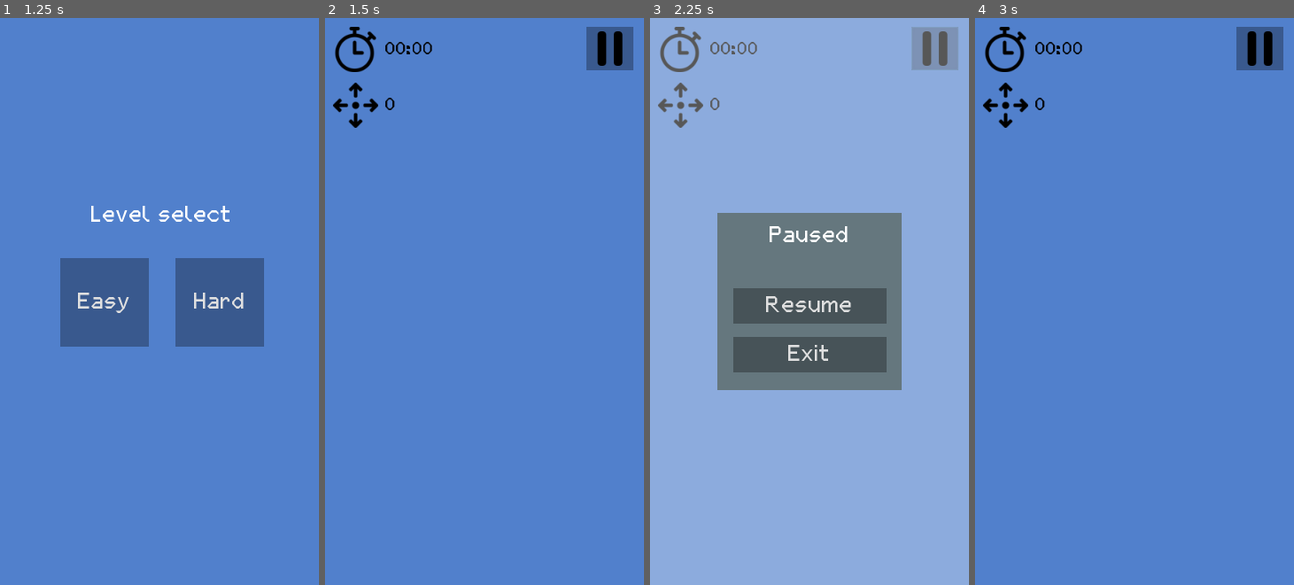
Above: before the commit, frames 1-4 (left to right).
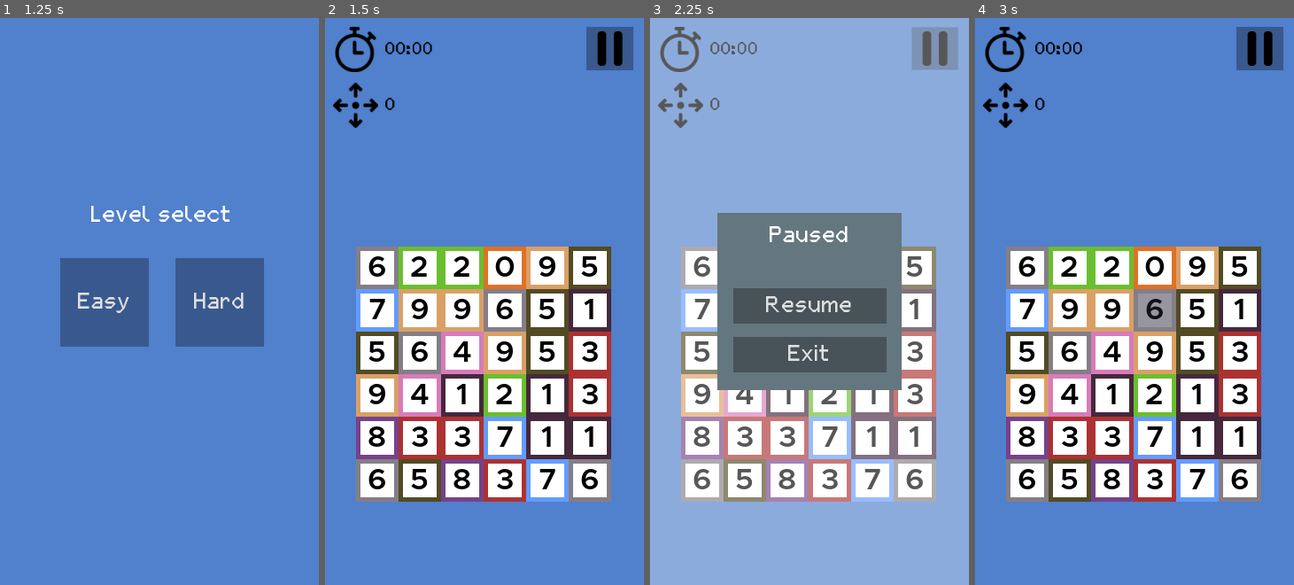
Above: after the commit, the same moments.

Repository: BKopysc/NumericSwipeG3
Game: Godot game, scene res://main.tscn
Two runs of this game, one before a commit and one after it. Both use one fixed random seed, a clock stepped at 60 frames per second and the inputs below.
Inputs (mouse positions are in pixels of both pictures, inside the frame that each line leads up to):
- Up to frame 1 (1.25 s): click "Play" at 0.5 s
- Up to frame 2 (1.5 s): click "Easy" at 1.25 s
- Up to frame 3 (2.25 s): click (933, 46) at 2 s
- Up to frame 4 (3 s): click "Resume" at 2.75 s

Frame 1 is identical in both runs. In frame 2, 36% of the frame differs, in the area x 9-90%, y 40-86%; in frame 3, 21%; in frame 4, 36%.

Commit message:
tile more updates

Diff:
--- a/Global.gd
+++ b/Global.gd
@@ -15,7 +15,7 @@
 	SIX = "6",
 	SEVEN = "7",
 	EIGHT = "8",
-	NINTE = "9"
+	NINE = "9"
 	}
 
 func getTileVariants():
--- a/levels/DefaultLevel.tscn
+++ b/levels/DefaultLevel.tscn
@@ -1,8 +1,9 @@
-[gd_scene load_steps=4 format=2]
+[gd_scene load_steps=5 format=2]
 
 [ext_resource path="res://hud/Background.tscn" type="PackedScene" id=1]
 [ext_resource path="res://hud/LevelHud.tscn" type="PackedScene" id=2]
 [ext_resource path="res://levels/DefaultLevel.gd" type="Script" id=3]
+[ext_resource path="res://tiles/TileContainer.tscn" type="PackedScene" id=4]
 
 [node name="DefaultLevel" type="Node2D"]
 script = ExtResource( 3 )
@@ -13,6 +14,9 @@
 
 [node name="BasicTimer" type="Timer" parent="."]
 
+[node name="TileContainer" parent="." instance=ExtResource( 4 )]
+position = Vector2( 35, 258 )
+
 [connection signal="game_exited" from="LevelHud" to="." method="_on_LevelHud_game_exited"]
 [connection signal="game_paused" from="LevelHud" to="." method="_on_LevelHud_game_paused"]
 [connection signal="timeout" from="BasicTimer" to="." method="_on_BasicTimer_timeout"]
--- a/tiles/SimpleTile.gd
+++ b/tiles/SimpleTile.gd
@@ -1,40 +1,70 @@
-extends Node2D
-
+extends Control
 
 var variant: String
 var value: int
-var location = {x=0,y=0}
+var location = Vector2(0,0)
 
+signal pressed
 
 # Called when the node enters the scene tree for the first time.
 func _ready():
 	pass
 
-func set_variant(n_variant: String):
-	match (Global.TileVariants.keys()):
+
+
+func set_tile(n_variant: String, n_value: int, n_location: Vector2):
+
+	variant = n_variant
+	value = n_value
+	$TileTexture/TileLabel.text = str(value)
+	location.x = n_location.x
+	location.y = n_location.y
+
+	match (n_variant):
 		Global.TileVariants.BLANK:
-			print("blank")
+			$TileTexture.texture = preload("res://assets/tiles/blank.png")
 		Global.TileVariants.DEFAULT:
-			print("default")
+			$TileTexture.texture = preload("res://assets/tiles/default.png")
+		Global.TileVariants.ZERO:
+			$TileTexture.texture = preload("res://assets/tiles/tile0.png")
 		Global.TileVariants.ONE:
-			print("one")
+			$TileTexture.texture = preload("res://assets/tiles/tile1.png")
 		Global.TileVariants.TWO:
-			print("TWO")
+			$TileTexture.texture = preload("res://assets/tiles/tile2.png")
 		Global.TileVariants.THREE:
-			print("THREE")
+			$TileTexture.texture = preload("res://assets/tiles/tile3.png")
 		Global.TileVariants.FOUR:
-			print("FOUR")
+			$TileTexture.texture = preload("res://assets/tiles/tile4.png")
 		Global.TileVariants.FIVE:
-			print("one")
+			$TileTexture.texture = preload("res://assets/tiles/tile5.png")
 		Global.TileVariants.SIX:
-			print("one")
+			$TileTexture.texture = preload("res://assets/tiles/tile6.png")
 		Global.TileVariants.SEVEN:
-			print("one")
+			$TileTexture.texture = preload("res://assets/tiles/tile7.png")
 		Global.TileVariants.EIGHT:
-			print("one")
+			$TileTexture.texture = preload("res://assets/tiles/tile8.png")
 		Global.TileVariants.NINE:
-			print("one")
+			$TileTexture.texture = preload("res://assets/tiles/tile9.png")
 
 # Called every frame. 'delta' is the elapsed time since the previous frame.
 #func _process(delta):
 #	pass
+
+
+func _on_SimpleTile_mouse_entered():
+	if(!$HoverTexture.visible):
+		$HoverTexture.show()
+
+
+func _on_SimpleTile_mouse_exited():
+	$HoverTexture.hide()
+	$SelectedTexture.hide()
+
+
+func _on_SimpleTile_gui_input(event):
+	if(event is InputEventMouseButton and event.pressed):
+		$SelectedTexture.show()
+		emit_signal("pressed", self.rect_position, self.location)
+	elif(event is InputEventMouseMotion):
+		if(!$HoverTexture.visible):
+			$HoverTexture.show()
--- a/tiles/SimpleTile.tscn
+++ b/tiles/SimpleTile.tscn
@@ -1,21 +1,23 @@
-[gd_scene load_steps=4 format=2]
+[gd_scene load_steps=6 format=2]
 
 [ext_resource path="res://tiles/SimpleTile.gd" type="Script" id=1]
 [ext_resource path="res://font-tiles.tres" type="DynamicFont" id=2]
 [ext_resource path="res://assets/tiles/tile0.png" type="Texture" id=3]
+[ext_resource path="res://assets/tiles/hover.png" type="Texture" id=4]
+[ext_resource path="res://assets/tiles/selected.png" type="Texture" id=5]
 
-[node name="SimpleTile" type="Node2D"]
+[node name="SimpleTile" type="Control"]
+mouse_default_cursor_shape = 2
+input_pass_on_modal_close_click = false
 script = ExtResource( 1 )
 
-[node name="TextureRect" type="TextureRect" parent="."]
-margin_left = 33.0
-margin_top = 229.0
-margin_right = 81.0
-margin_bottom = 277.0
+[node name="TileTexture" type="TextureRect" parent="."]
+margin_right = 48.0
+margin_bottom = 48.0
 rect_pivot_offset = Vector2( 35, 29 )
 texture = ExtResource( 3 )
 
-[node name="Label" type="Label" parent="TextureRect"]
+[node name="TileLabel" type="Label" parent="TileTexture"]
 anchor_left = 0.5
 anchor_top = 0.5
 anchor_right = 0.5
@@ -29,3 +31,19 @@
 text = "7"
 align = 1
 valign = 1
+
+[node name="HoverTexture" type="TextureRect" parent="."]
+visible = false
+margin_right = 48.0
+margin_bottom = 48.0
+texture = ExtResource( 4 )
+
+[node name="SelectedTexture" type="TextureRect" parent="."]
+visible = false
+margin_right = 40.0
+margin_bottom = 40.0
+texture = ExtResource( 5 )
+
+[connection signal="gui_input" from="." to="." method="_on_SimpleTile_gui_input"]
+[connection signal="mouse_entered" from="." to="." method="_on_SimpleTile_mouse_entered"]
+[connection signal="mouse_exited" from="." to="." method="_on_SimpleTile_mouse_exited"]
--- a/tiles/TileContainer.gd
+++ b/tiles/TileContainer.gd
@@ -1,16 +1,111 @@
 extends Node2D
 
-
+export var tile_scene: PackedScene
 # Declare member variables here. Examples:
 # var a = 2
 # var b = "text"
 
+var line_started: bool = false
+
+var tile_arr= []
+var current_tiles = []
 
 # Called when the node enters the scene tree for the first time.
 func _ready():
-	pass # Replace with function body.
+	tile_arr = _create_map(6,6)
+	_reset_current_tiles()
+	set_tiles(6, 48)
+
+func set_tiles(xy_tiles, tile_size):
+	var current_x = 0
+	var current_y = 0
+
+	for n in xy_tiles:
+		for m in xy_tiles:
+			var value = randi() % 10
+			var loc = Vector2(n,m)
+			var tile = tile_scene.instance()
+			var x= m*tile_size
+			var y= n*tile_size
+			tile.set_position(Vector2(x,y))
+			tile.set_tile(str(value), value,loc)
+			tile.connect("pressed", self, "_on_tile_pressed")
+			$Container.add_child(tile)
+			tile_arr[n][m] = value
+
+
+
+func _on_tile_pressed(pos, location):
+	if(!line_started):
+		_start_line(pos)
+		line_started = true
+		current_tiles[0] = Vector2(location.x, location.y)
+	else:
+		_end_line(pos)
+		line_started = false
+		current_tiles[1] = Vector2(location.x, location.y)
+
+func _start_line(pos:Vector2):
+	var center_pos = Vector2(pos.x, pos.y)
+	$LineRect.set_position(center_pos)
+	$LineRect.set_size(Vector2(48,48))
+	$LineRect.show()
+
+func _create_map(w, h):
+	var map = []
+	for x in range(w):
+		var col = []
+		col.resize(h)
+		map.append(col)
+	return map
+
+func _reset_current_tiles():
+	current_tiles = [Vector2(0,0), Vector2(0,0)]
+
+func _end_line(pos:Vector2):
+	var before_pos = Vector2(pos.x, pos.y)
+	var current_pos = $LineRect.rect_position
+	var start_pos = Vector2(before_pos.x,before_pos.y)
+
+	if(before_pos.y != current_pos.y):
+		if(before_pos.x != current_pos.x):
+			$LineRect.hide()
+			return
+	elif(before_pos.x != current_pos.x):
+		if(before_pos.y != current_pos.y):
+			$LineRect.hide()
+			return
+
+	if(before_pos.x > current_pos.x):
+		start_pos.x = current_pos.x
+		before_pos.x += 48
+	else:
+		current_pos.x += 48
+
+	if(before_pos.y > current_pos.y):
+		start_pos.y = current_pos.y
+		before_pos.y += 48
+	else:
+		current_pos.y += 48
+
+	var length_x = abs(current_pos.x - before_pos.x)
+	var length_y = abs(current_pos.y - before_pos.y)
+
+	var final_l_x = $LineRect.rect_size.x if length_x == 0 else length_x
+	var final_l_y = $LineRect.rect_size.y if length_y == 0 else length_y
+	$LineRect.set_position(start_pos)
+	$LineRect.set_size(Vector2(final_l_x, final_l_y))
+	$LineTimer.start()
 
 
 # Called every frame. 'delta' is the elapsed time since the previous frame.
 #func _process(delta):
 #	pass
+
+func _calc_tiles():
+	print(current_tiles)
+
+
+func _on_LineTimer_timeout():
+	$LineRect.hide()
+	_calc_tiles()
--- a/tiles/TileContainer.tscn
+++ b/tiles/TileContainer.tscn
@@ -1,6 +1,31 @@
-[gd_scene load_steps=2 format=2]
+[gd_scene load_steps=3 format=2]
 
 [ext_resource path="res://tiles/TileContainer.gd" type="Script" id=1]
+[ext_resource path="res://tiles/SimpleTile.tscn" type="PackedScene" id=2]
 
 [node name="TileContainer" type="Node2D"]
 script = ExtResource( 1 )
+tile_scene = ExtResource( 2 )
+
+[node name="ColorRect" type="ColorRect" parent="."]
+margin_right = 288.0
+margin_bottom = 288.0
+color = Color( 1, 1, 1, 0.454902 )
+
+[node name="Container" type="Container" parent="."]
+margin_right = 40.0
+margin_bottom = 40.0
+
+[node name="LineRect" type="ColorRect" parent="."]
+visible = false
+margin_left = 89.0
+margin_top = 145.0
+margin_right = 137.0
+margin_bottom = 193.0
+color = Color( 0, 0.156863, 0.627451, 0.831373 )
+
+[node name="LineTimer" type="Timer" parent="."]
+wait_time = 0.3
+one_shot = true
+
+[connection signal="timeout" from="LineTimer" to="." method="_on_LineTimer_timeout"]
Binary file added: assets/tiles/default.png
Not shown, added: assets/tiles/default.png.import
Binary file added: assets/tiles/hover.png
Not shown, added: assets/tiles/hover.png.import
Binary file added: assets/tiles/selected.png
Not shown, added: assets/tiles/selected.png.import
Binary file added: assets/tiles/tile2.png
Not shown, added: assets/tiles/tile2.png.import
Binary file added: assets/tiles/tile3.png
Not shown, added: assets/tiles/tile3.png.import
Binary file added: assets/tiles/tile4.png
Not shown, added: assets/tiles/tile4.png.import
(and 10 more such lines)
